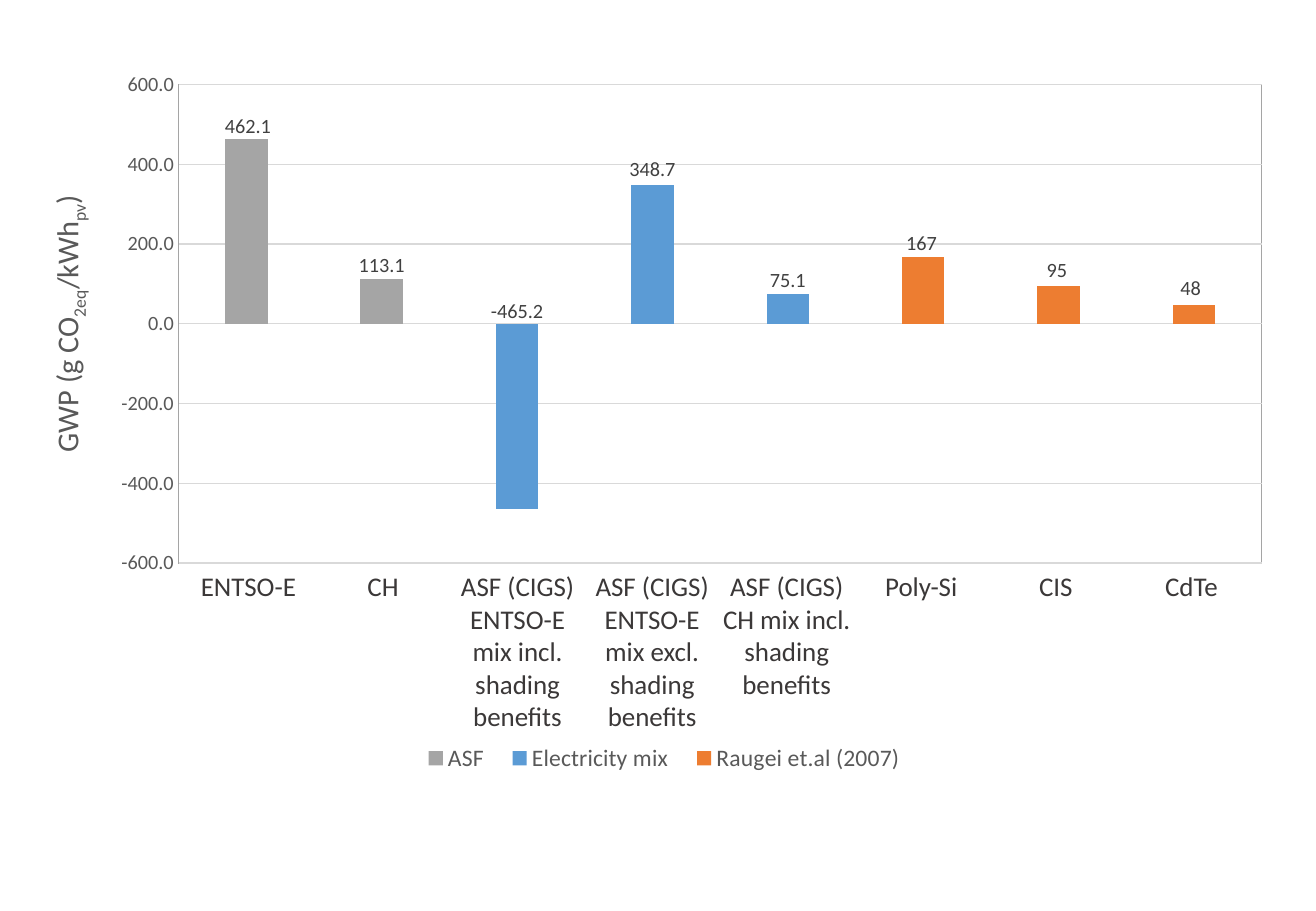
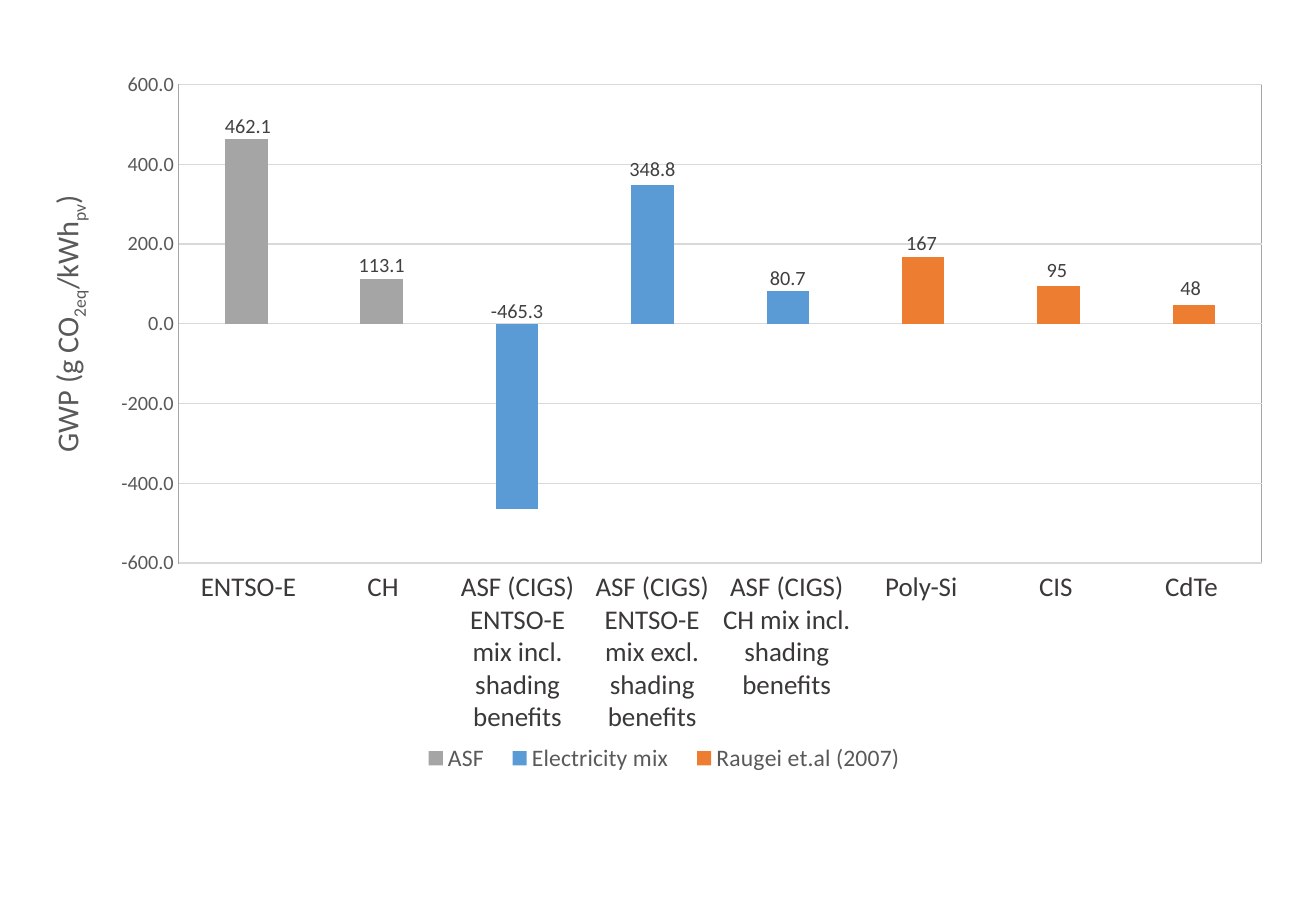
Before and after one commit to architecture-building-systems/LCA_Paper, a slide deck: slide 17 of elsarticle/Images/Thesis charts.pptx. Drawn at 1316x911 pixels with LibreOffice and Linux fonts; fonts in the diff are those of the drawing. Boxes give left, top, right and bottom in pixels: in the first picture for what was removed or moved away, otherwise in the second. Text is boxed around its words. In the diff, an @@ line names an element or a change of style, - is before the commit and + after.

```diff
--- a/elsarticle/Images/Thesis charts.pptx
+++ b/elsarticle/Images/Thesis charts.pptx
@@ column stacked chart at (x1=29, y1=66, x2=1286, y2=783) @@
@@ Electricity mix, 3: -465.2 to -465.3 @@
@@ Electricity mix, 4: 348.7 to 348.8 @@
@@ Electricity mix, 5: 75.1 to 80.7 @@
```
Also in this commit, not shown: 1 other slide changed, 4 other files.
